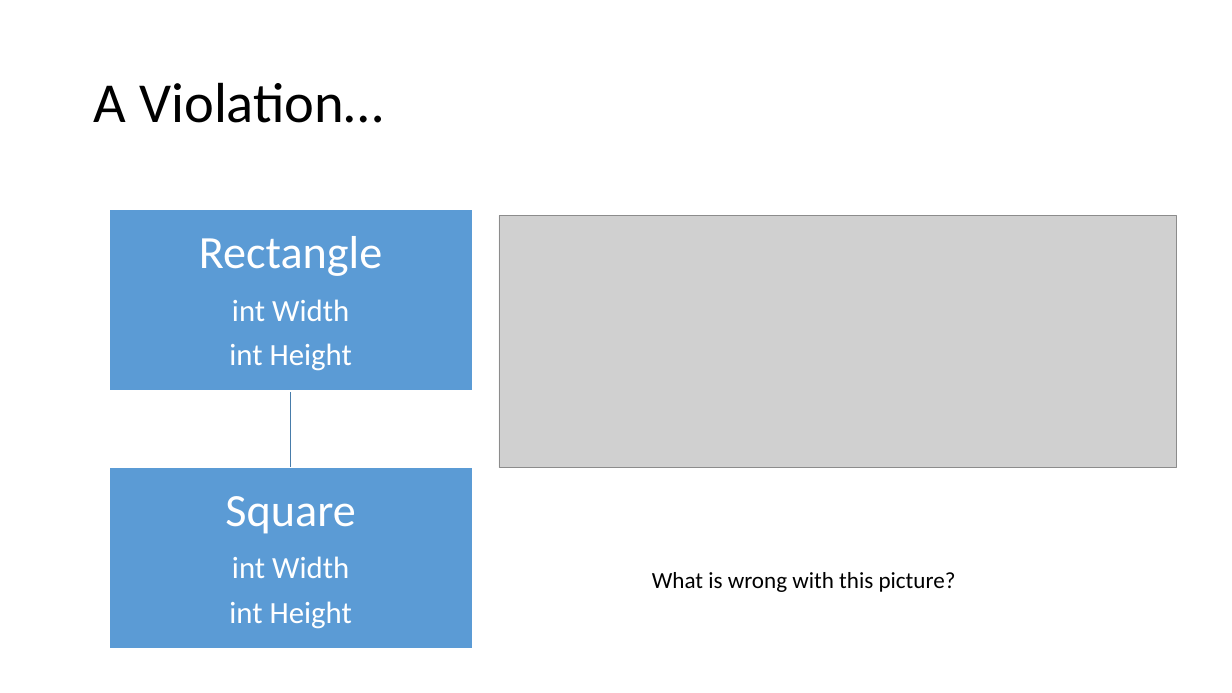
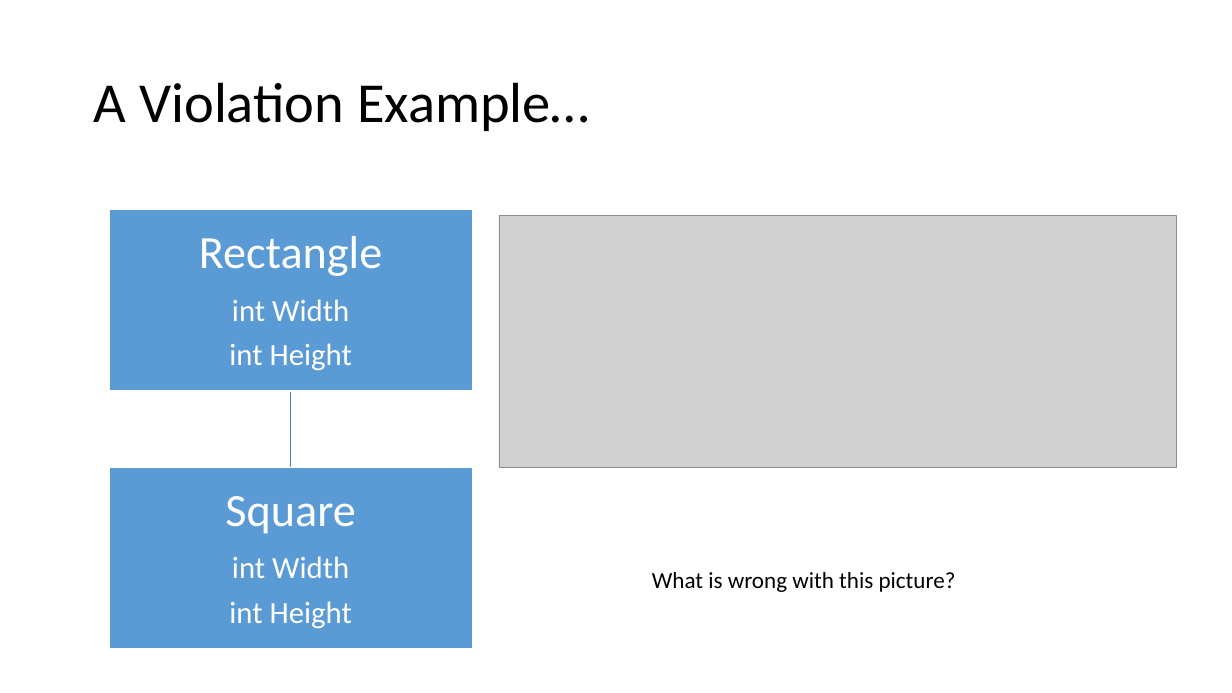
Before and after one commit to PhilipJordan/SOLID, a slide deck: slide 3 of Presentations/LI Redux.pptx. Drawn at 1232x693 pixels with LibreOffice and Linux fonts; fonts in the diff are those of the drawing; grey boxes stand for pictures; background and template pictures are left out. Boxes give left, top, right and bottom in pixels: in the first picture for what was removed or moved away, otherwise in the second. Text is boxed around its words. In the diff, an @@ line names an element or a change of style, - is before the commit and + after.

Commit message:
Re-worked the examples in LI presentation.

```diff
--- a/Presentations/LI Redux.pptx
+++ b/Presentations/LI Redux.pptx
@@ title at box(94, 82, 590, 131): text changed @@
-A Violation…
+A Violation Example…
```
Also in this commit, not shown: 4 other slides changed, 1 slide added.
